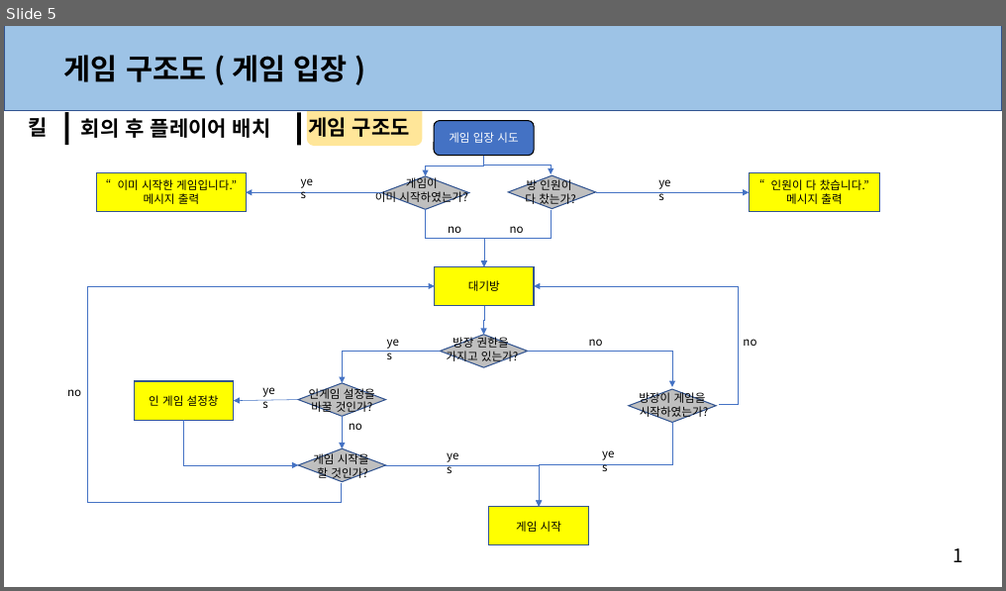
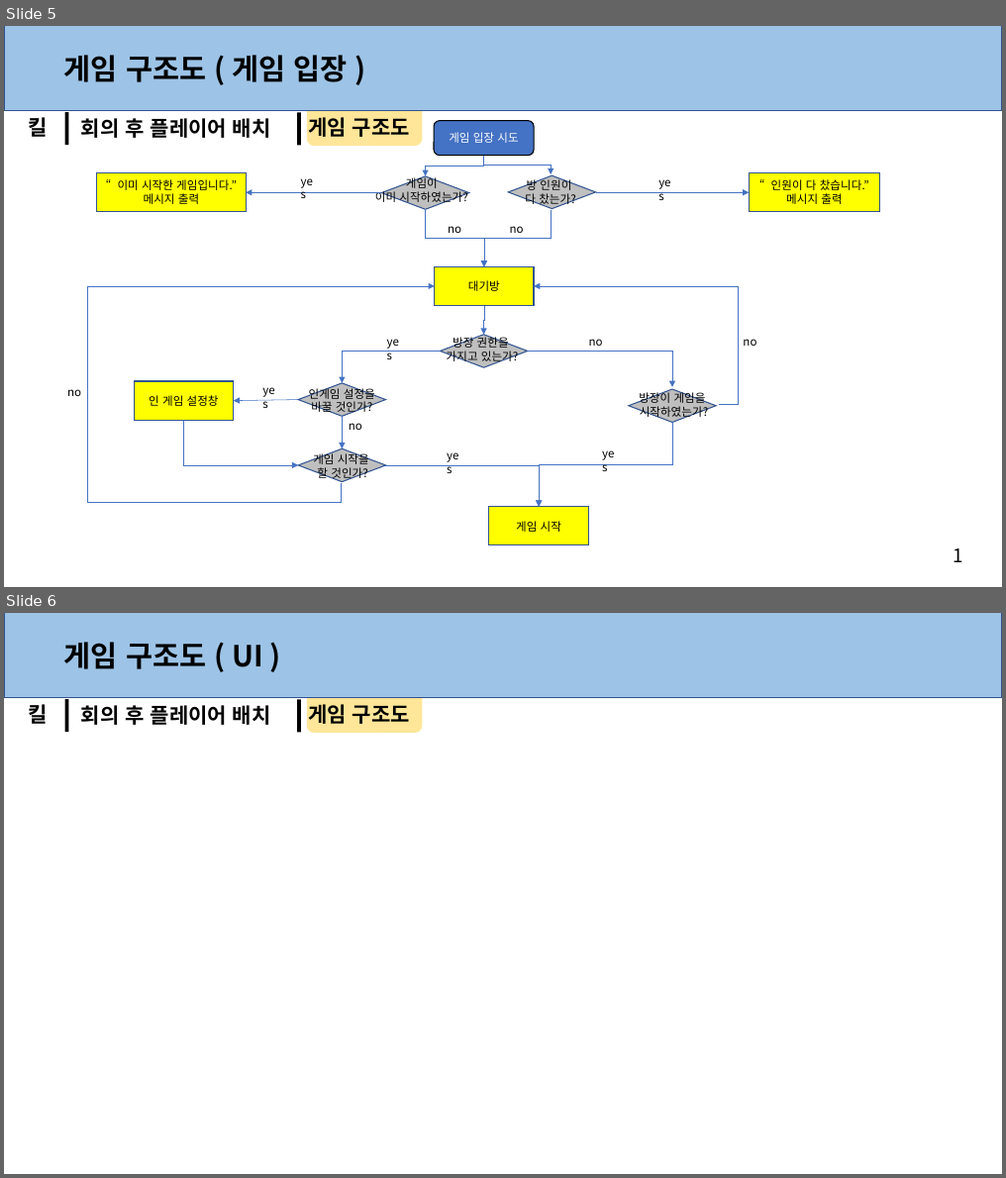
Before and after one commit to anglik0370/EscapeIsland, a slide deck: Document/시스템/시스템.pptx. Shown one above the other, each under a label of ours: slide 5 before the commit, slides 5 and 6 after it. The pictures are 1006x591 and 1006x1178 pixels, drawn with LibreOffice and Linux fonts; fonts in the diff are those of the drawing. Boxes give left, top, right and bottom in pixels: in the first picture for what was removed or moved away, otherwise in the second. Text is boxed around its words. In the diff, an @@ line names an element or a change of style, - is before the commit and + after.

```diff
--- a/Document/시스템/시스템.pptx
+++ b/Document/시스템/시스템.pptx
@@ slide 6 added at [4,613,1002,1174], background #FFFFFF; not listed: 1 template element that a slide beside it also shows @@
@@ rectangle added at [4,613,1002,697], fill #9DC3E6, outline #325491 1 pt @@
@@ text added at [64,642,263,669], 28 pt, text #000000, bold @@
+게임 구조도 ( UI )
@@ rectangle added at [65,699,69,732], fill #000000 @@
@@ rectangle added at [297,700,301,733], fill #000000 @@
@@ rounded rectangle added at [307,690,423,733], fill #FFE699 @@
@@ text added at [28,704,47,724], 20 pt, text #000000, bold @@
+킬
@@ text added at [81,705,271,725], 20 pt, text #000000, bold @@
+회의 후 플레이어 배치
@@ text added at [308,704,410,724], 20 pt, text #000000, bold @@
+게임 구조도
```
Also in this commit, not shown: 1 slide changed.
